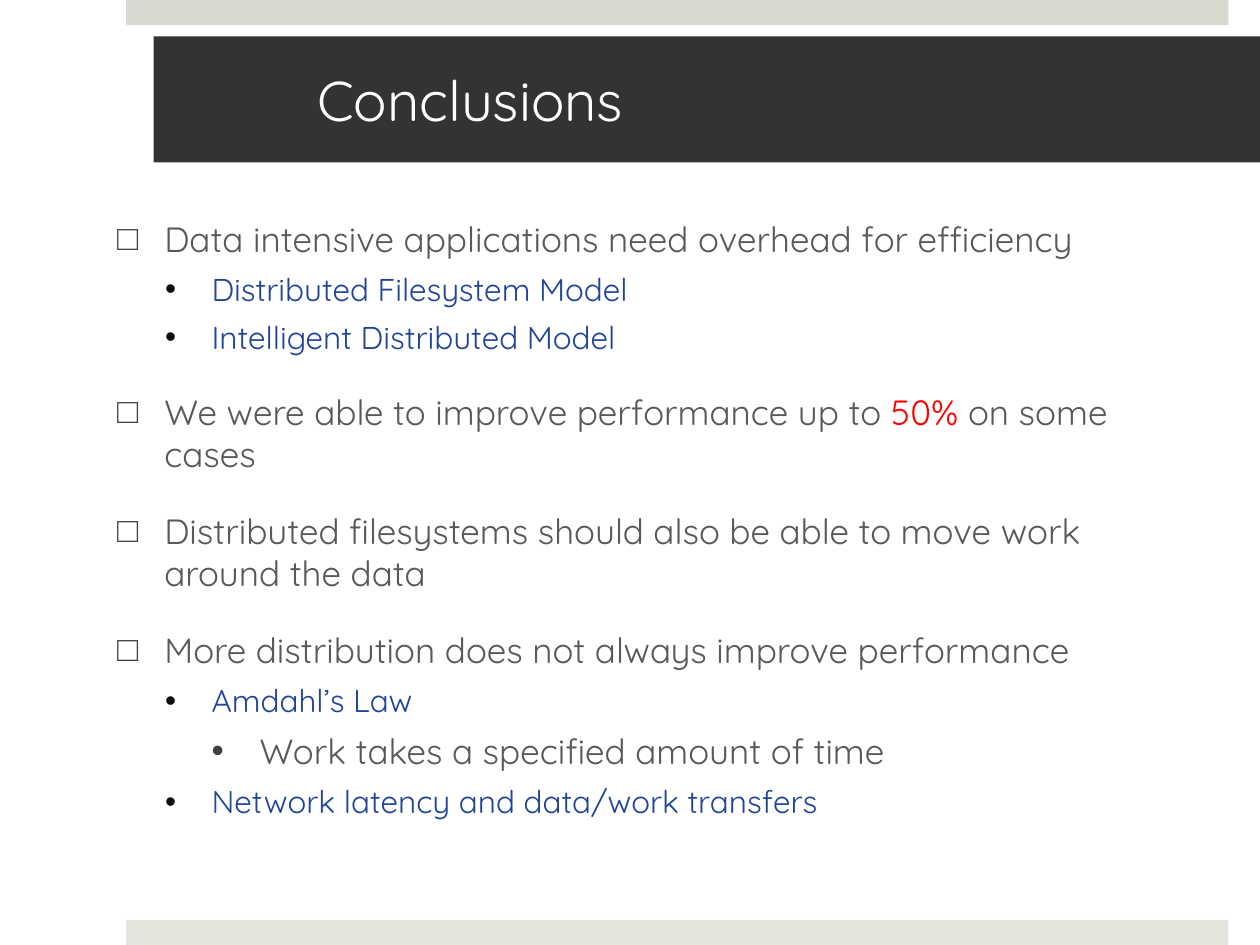
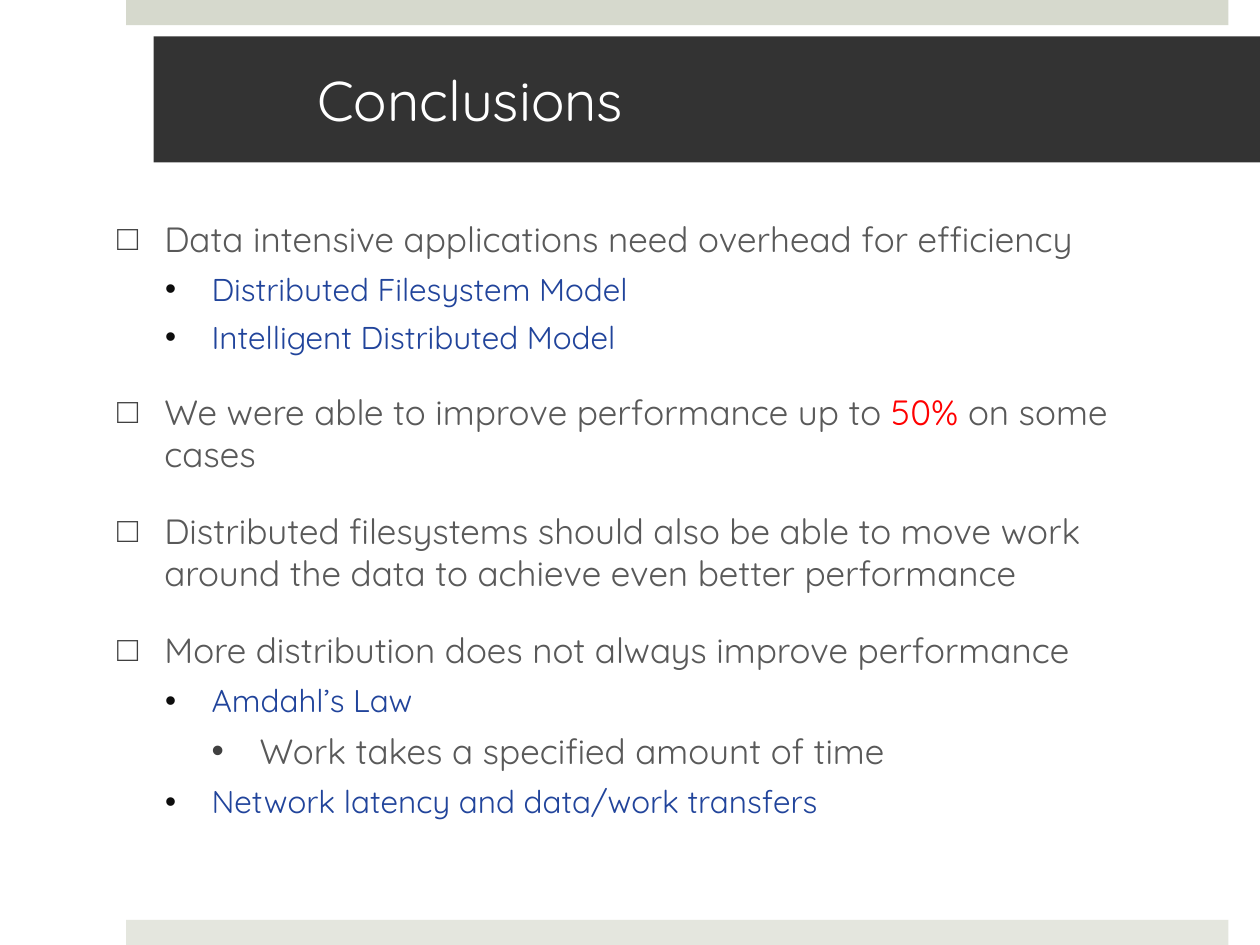
Before and after one commit to saga-project/saga-cpp-legacy-projects, a slide deck: slide 17 of papers/data_intensive/eScience09/RoyalSocietyPresentation.pptx. Drawn at 1260x945 pixels with LibreOffice and Linux fonts; fonts in the diff are those of the drawing; background and template pictures are left out. Boxes give left, top, right and bottom in pixels: in the first picture for what was removed or moved away, otherwise in the second. Text is boxed around its words. In the diff, an @@ line names an element or a change of style, - is before the commit and + after.

```diff
--- a/papers/data_intensive/eScience09/RoyalSocietyPresentation.pptx
+++ b/papers/data_intensive/eScience09/RoyalSocietyPresentation.pptx
@@ text at box(164, 518, 1080, 593): text changed @@
-□ Distributed filesystems should also be able to move work around the data
+□ Distributed filesystems should also be able to move work around the data to achieve even better performance
```
Also in this commit, not shown: 5 other slides changed.
